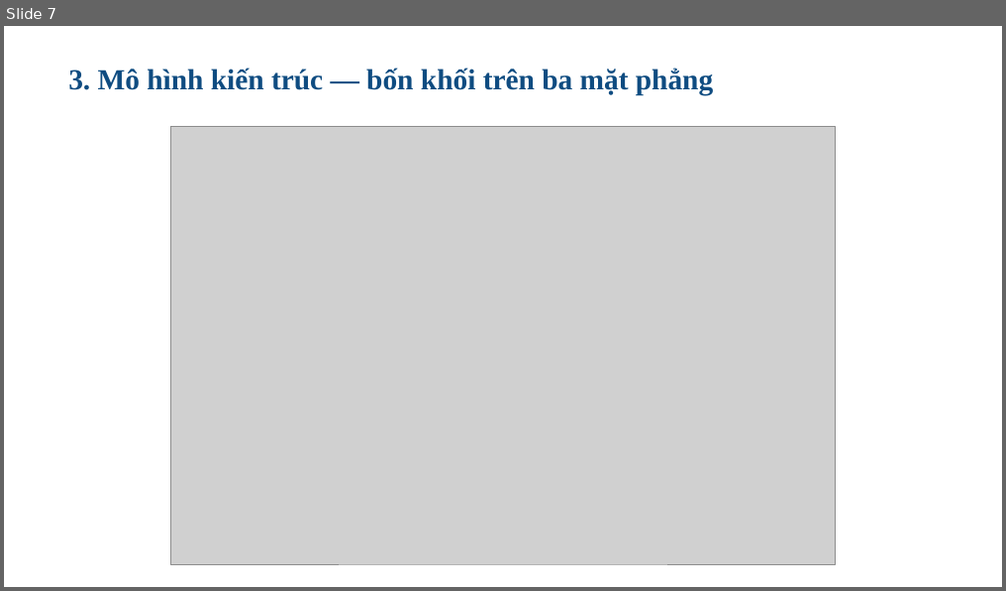
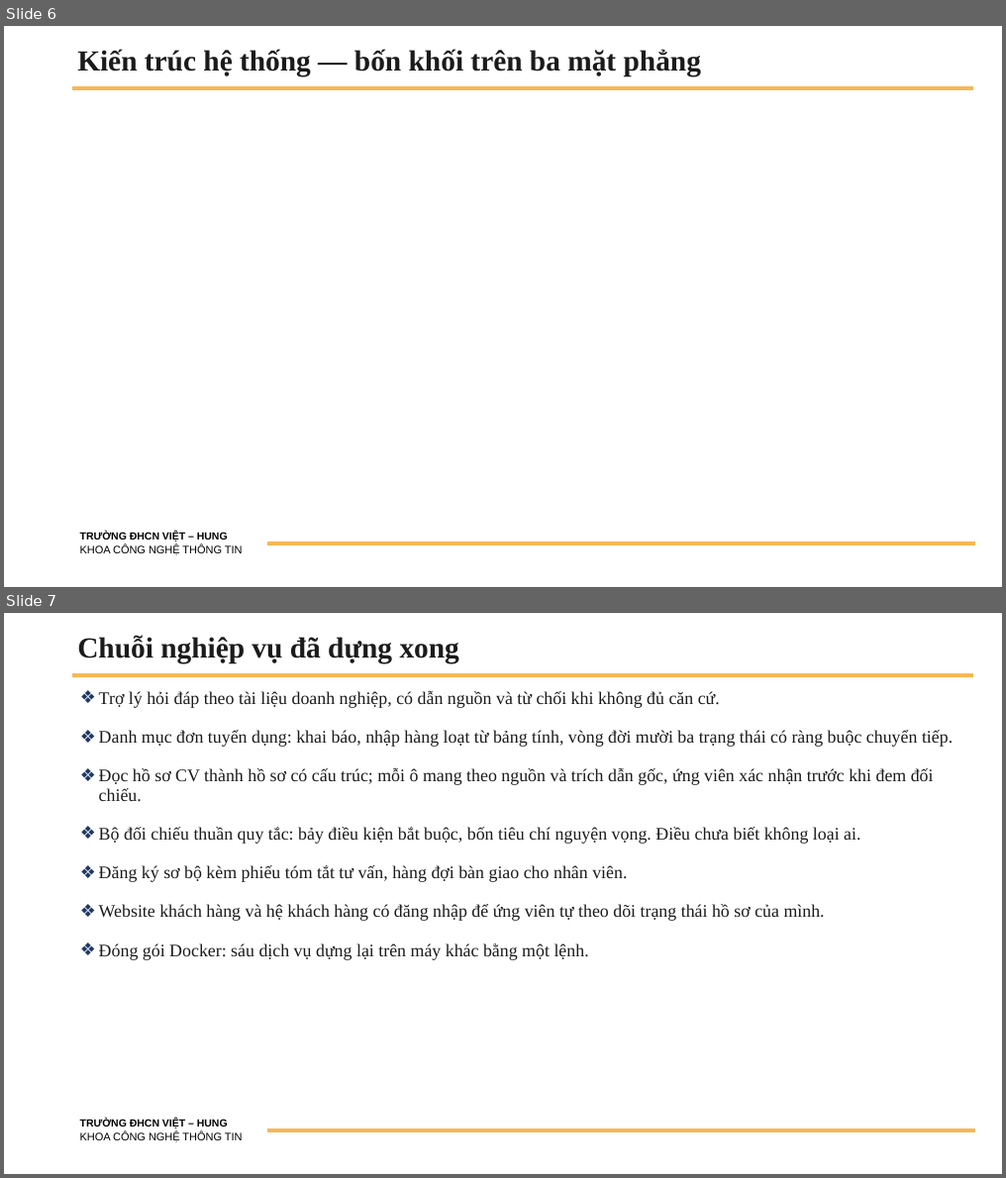
Before and after one commit to Hduc2412/Web-XKLD, a slide deck: tailieu/BaoCao_TienDo_DATN_HoangMinhDuc_2200583.pptx. Shown one above the other, each under a label of ours: slide 7 before the commit, slides 6 and 7 after it. The pictures are 1006x591 and 1006x1178 pixels, drawn with LibreOffice and Linux fonts; fonts in the diff are those of the drawing; grey boxes stand for pictures; background and template pictures are left out. Boxes give left, top, right and bottom in pixels: in the first picture for what was removed or moved away, otherwise in the second. Text is boxed around its words. In the diff, an @@ line names an element or a change of style, - is before the commit and + after.

```diff
--- a/tailieu/BaoCao_TienDo_DATN_HoangMinhDuc_2200583.pptx
+++ b/tailieu/BaoCao_TienDo_DATN_HoangMinhDuc_2200583.pptx
@@ slide 7 added at (x1=4, y1=613, x2=1002, y2=1174), background #FFFFFF; not listed: 3 template elements that a slide beside it also shows @@
@@ title added at (x1=77, y1=635, x2=459, y2=663), 28 pt, text #1B1B1B, bold @@
+Chuỗi nghiệp vụ đã dựng xong
@@ text added at (x1=99, y1=691, x2=952, y2=960), 17 pt, text #1B1B1B @@
+❖ Trợ lý hỏi đáp theo tài liệu doanh nghiệp, có dẫn nguồn và từ chối khi không đủ căn cứ.
+❖ Danh mục đơn tuyển dụng: khai báo, nhập hàng loạt từ bảng tính, vòng đời mười ba trạng thái có ràng buộc chuyển tiếp.
+❖ Đọc hồ sơ CV thành hồ sơ có cấu trúc; mỗi ô mang theo nguồn và trích dẫn gốc, ứng viên xác nhận trước khi đem đối chiếu.
+❖ Bộ đối chiếu thuần quy tắc: bảy điều kiện bắt buộc, bốn tiêu chí nguyện vọng. Điều chưa biết không loại ai.
+❖ Đăng ký sơ bộ kèm phiếu tóm tắt tư vấn, hàng đợi bàn giao cho nhân viên.
+❖ Website khách hàng và hệ khách hàng có đăng nhập để ứng viên tự theo dõi trạng thái hồ sơ của mình.
+❖ Đóng gói Docker: sáu dịch vụ dựng lại trên máy khác bằng một lệnh.
@@ what was slide 7 is now slide 6 @@
@@ slide 6 changed as well @@
@@ title "Kiến trúc hệ thống — ..." at (x1=77, y1=49, x2=701, y2=76): vertical alignment top to middle @@
@@ title at (x1=77, y1=49, x2=701, y2=76): text changed; text colour #0F4C81 to #1B1B1B @@
-3. Mô hình kiến trúc — bốn khối trên ba mặt phẳng
+Kiến trúc hệ thống — bốn khối trên ba mặt phẳng
@@ line added from (73, 88) to (974, 88), #F7B755 3.75 pt @@
@@ picture removed at (x1=171, y1=127, x2=835, y2=565) @@
@@ text added at (x1=80, y1=532, x2=243, y2=556), 10.5 pt, text #000000 @@
+TRƯỜNG ĐHCN VIỆT – HUNG
+KHOA CÔNG NGHỆ THÔNG TIN
@@ line added from (267, 544) to (975, 544), #F7B755 3.75 pt @@
```
Also in this commit, not shown: 1 other slide changed, 7 other slides added, 12 slides removed.
